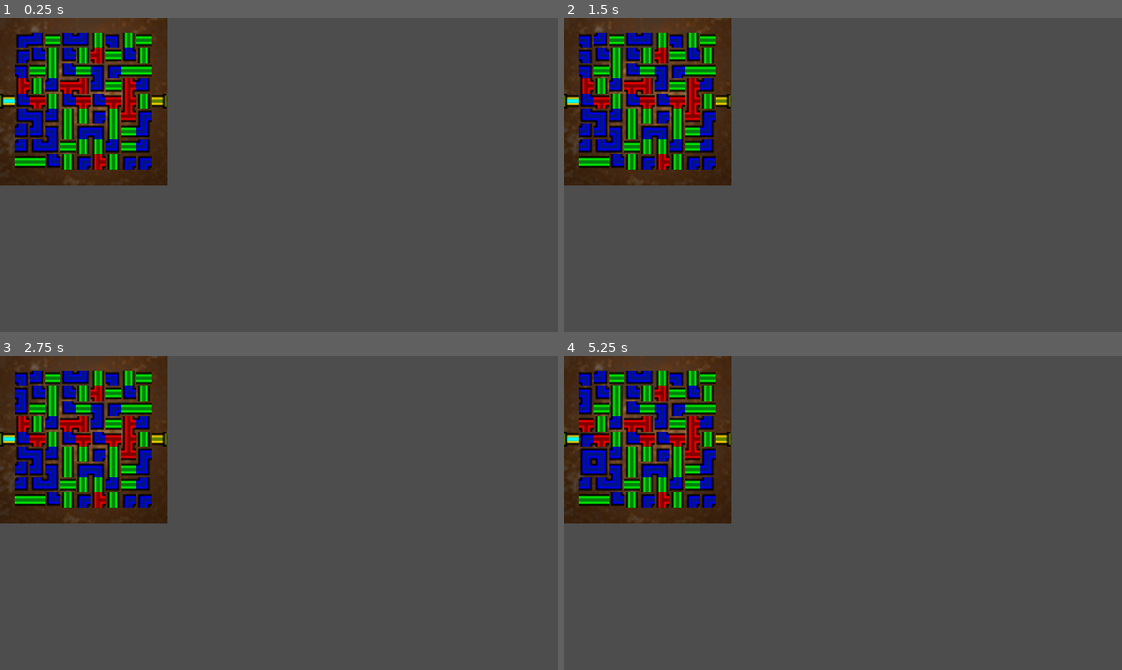
Above: before the commit, frames 1-4 (two rows, left to right).
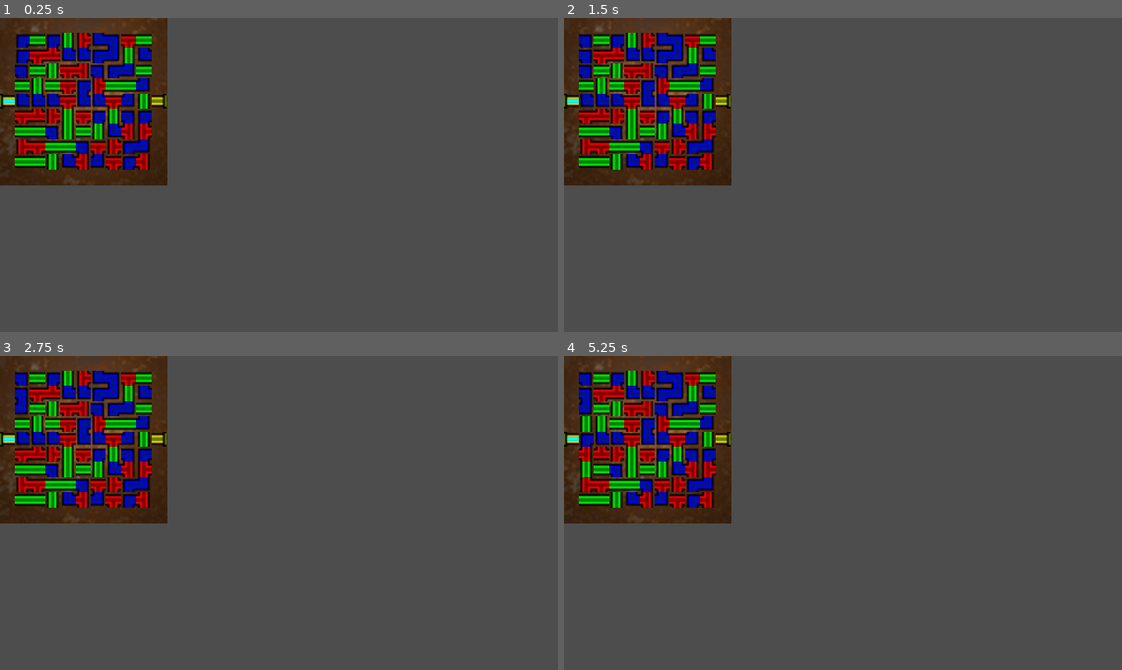
Above: after the commit, the same moments.

Repository: RedBlueCarrots/GMTK-2026
Game: Godot game, scene res://Scenes/pipe_minigame.tscn
The game is run twice, just before and just after one commit, with the same random seed, the same clock (stepped at 60 frames per second) and the same inputs. This scene is started directly instead of the project's main scene.
Inputs (mouse positions are in pixels of both pictures, inside the frame that each line leads up to):
- Up to frame 1 (0.25 s): no input
- Up to frame 2 (1.5 s): tap Enter at 0.5 s; drag from (586, 39) to (586, 131) at 0.52 s; tap Space at 1.25 s; drag from (586, 55) to (586, 146) at 1.27 s
- Up to frame 3 (2.75 s): tap Enter at 2 s; move the mouse to (22, 409) at 2.02 s; click (22, 409) at 2.1 s
- Up to frame 4 (5.25 s): tap Space at 2.75, 4.25 s; drag from (586, 425) to (675, 465) at 2.77 s; tap Enter at 3.5 s; drag from (586, 437) to (870, 513) at 3.52 s; drag from (586, 453) to (603, 377) at 4.27 s; move the mouse to (586, 469) at 5.02 s; click (586, 469) at 5.1 s

The runs differ from the first frame. In frame 1, 5.7% of the frame differs, in the area x 2-28%, y 4-49%; in frame 2, 5.7%; in frame 3, 5.7%; in frame 4, 5.8%.

Commit message:
flat odds when not in path

Diff:
--- a/Scripts/pipe_minigame.gd
+++ b/Scripts/pipe_minigame.gd
@@ -146,8 +146,7 @@
 		else:
 			return [PipePiece.PipeShape.BEND, PipePiece.PipeShape.T_JUNCTION][rolled_index]
 	else:
-		var rolled_index: int = rng.rand_weighted(PackedFloat32Array([1-t_juction_spawn_rate/2, 1-t_juction_spawn_rate/2, t_juction_spawn_rate]))
-		return [PipePiece.PipeShape.STRAIGHT, PipePiece.PipeShape.BEND, PipePiece.PipeShape.T_JUNCTION][rolled_index]
+		return [PipePiece.PipeShape.STRAIGHT, PipePiece.PipeShape.BEND, PipePiece.PipeShape.T_JUNCTION].pick_random()
 
 
 func _is_straight(cell: Vector2i, path: Array) -> bool:
